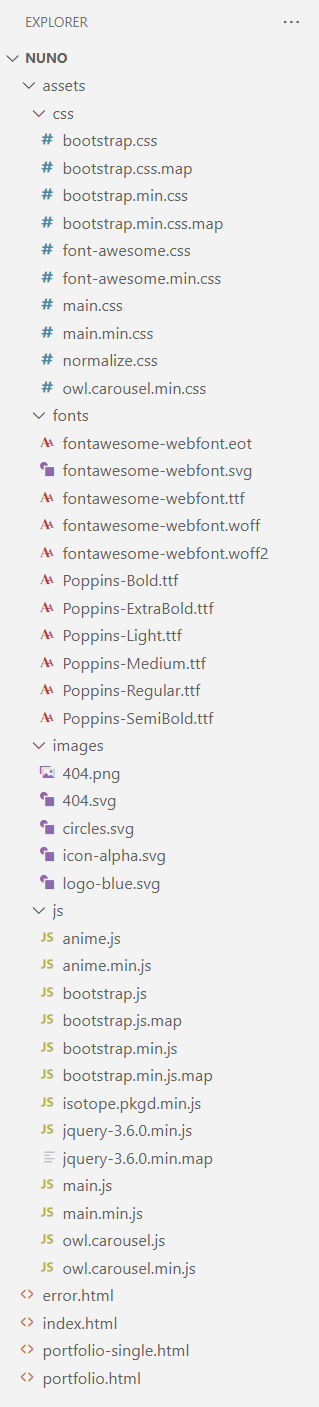
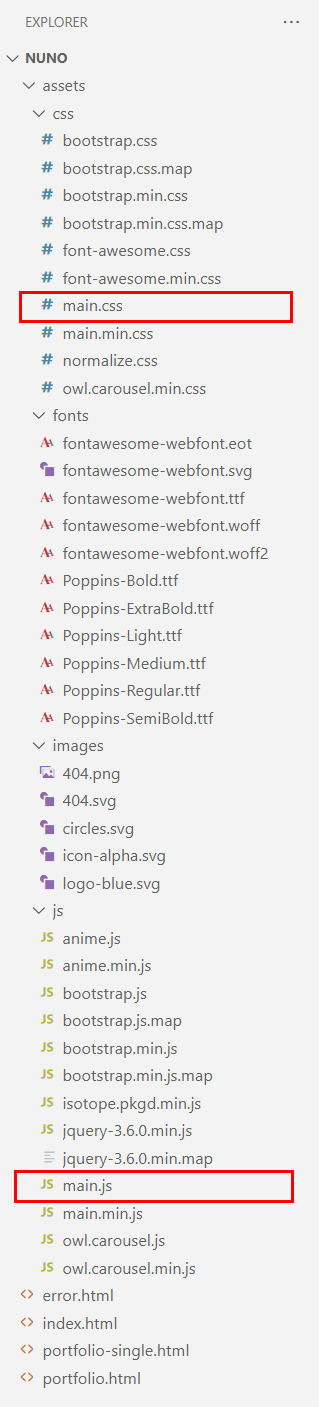
Layer changes from the first 319px x 1407px image to the second:
added layer "Layer" above "pic-01.png" over [14, 291, 294, 1203]
